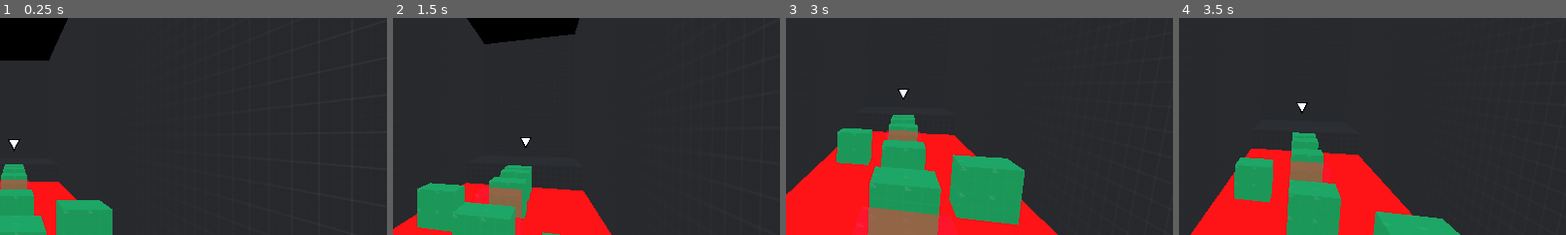
Above: before the commit, frames 1-4 (left to right).
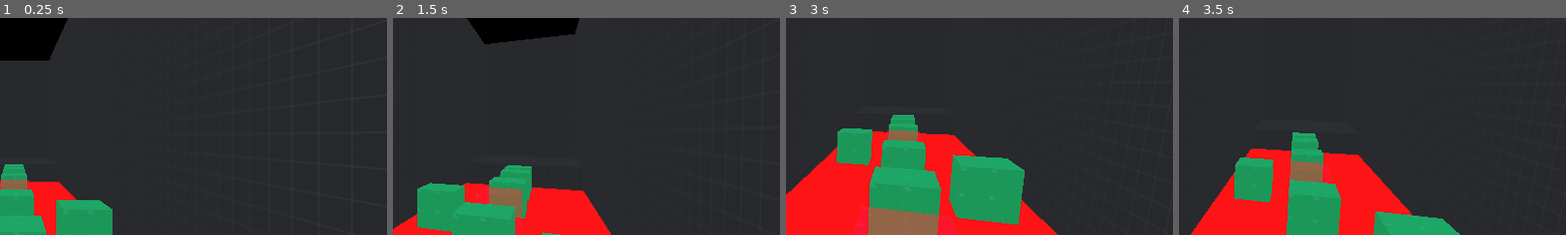
Above: after the commit, the same moments.

Repository: Draconis-25/M-Fps
Game: Godot game, scene res://src/LVL/Lv1.tscn
The game is run twice, just before and just after one commit, with the same random seed, the same clock (stepped at 60 frames per second) and the same inputs. This scene is started directly instead of the project's main scene. A sky picture missing from this copy of the repository is replaced by a grey-blue gradient.
Inputs (mouse positions are % of the whole screen's width and height, from its top left):
- Up to frame 1 (0.25 s): no input
- Up to frame 2 (1.5 s): tap Enter at 0.5 s; move the mouse to (55, 50) at 0.52 s; hold W (forward) from 0.53 s (still down); tap Tab (wshow, bound only after the commit) at 0.6, 1.35 s; tap Space (jump) at 0.77 s; move the mouse to (45, 50) at 1.27 s
- Up to frame 3 (3 s): keep holding W (forward); tap Space (jump) at 1.52 s; move the mouse to (52, 48) at 2.02 s; tap Tab (wshow, bound only after the commit) at 2.1, 2.85 s; move the mouse to (49, 52) at 2.77 s
- Up to frame 4 (3.5 s): keep holding W (forward); tap Space (jump) at 3.02 s
The pictures show only the part of the screen within x 48-98%, y 22-72%; the shares and areas given below are measured in that part.

The runs differ from the first frame. In frame 1, less than 0.1% of the frame differs, in the area x 2-6%, y 55-62%; in frame 2, less than 0.1%; in frame 3, less than 0.1%; in frame 4, less than 0.1%.

Commit message:
waypoints arent always visible

Diff:
--- a/project.godot
+++ b/project.godot
@@ -67,6 +67,11 @@
 "events": [ Object(InputEventKey,"resource_local_to_scene":false,"resource_name":"","device":0,"alt":false,"shift":false,"control":false,"meta":false,"command":false,"pressed":false,"scancode":68,"unicode":0,"echo":false,"script":null)
  ]
 }
+wshow={
+"deadzone": 0.5,
+"events": [ Object(InputEventKey,"resource_local_to_scene":false,"resource_name":"","device":0,"alt":false,"shift":false,"control":false,"meta":false,"command":false,"pressed":false,"scancode":16777218,"unicode":0,"echo":false,"script":null)
+ ]
+}
 
 [physics]
 
--- a/src/Autoload/Global.gd
+++ b/src/Autoload/Global.gd
@@ -3,3 +3,8 @@
 var player
 
 var mode : bool = true
+var w_visible : bool = false
+
+func _process(_delta):
+	if Input.is_action_just_pressed("wshow"):
+		w_visible = !w_visible
--- a/src/Autoload/Global.tscn
+++ /dev/null
@@ -1,6 +0,0 @@
-[gd_scene load_steps=2 format=2]
-
-[ext_resource path="res://src/Autoload/Global.gd" type="Script" id=1]
-
-[node name="Global" type="Node"]
-script = ExtResource( 1 )
--- a/waypoint.gd
+++ b/waypoint.gd
@@ -45,6 +45,8 @@
 			get_viewport().get_size_override() if get_viewport().get_size_override() > Vector2(0, 0)
 			else get_viewport().size
 	)
+
+	self.visible = Global.w_visible
 
 	if not sticky:
 		# For non-sticky waypoints, we don't need to clamp and calculate
